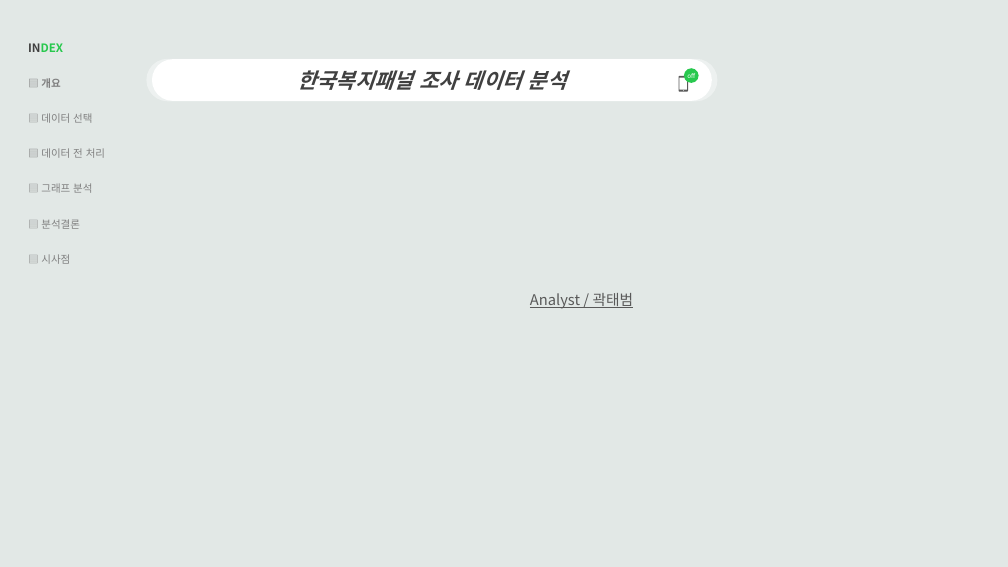
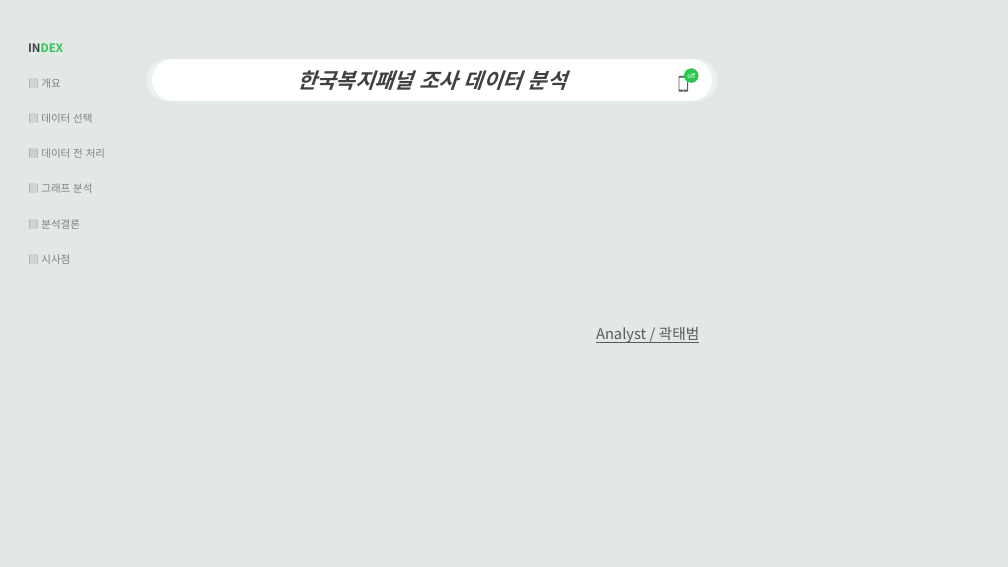
Before and after one commit to ktb5891/Bigdata_lecture, a slide deck: slide 1 of 개인프로젝트/복지패널 데이터 분석.pptx. Drawn at 1008x567 pixels with LibreOffice and Linux fonts; fonts in the diff are those of the drawing. Boxes give left, top, right and bottom in pixels: in the first picture for what was removed or moved away, otherwise in the second. Text is boxed around its words. In the diff, an @@ line names an element or a change of style, - is before the commit and + after.

```diff
--- a/개인프로젝트/복지패널 데이터 분석.pptx
+++ b/개인프로젝트/복지패널 데이터 분석.pptx
@@ table at (x1=20, y1=26, x2=141, y2=343) @@
@@ bold off in "▤ 개요" @@
@@ text "Analyst / 곽태범" moved from (x1=530, y1=293, x2=634, y2=309) to (x1=596, y1=327, x2=700, y2=343) @@
```
Also in this commit, not shown: 4 other slides changed, 10 slides added, 1 other file.
